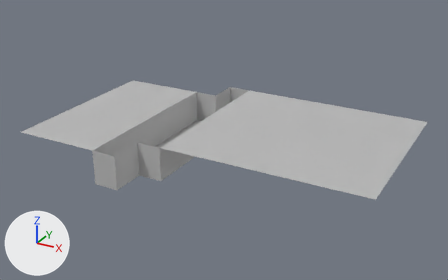
Two versions of the FBX model TrialsForAGod/Assets/Models - Brian/roomB.fbx, one commit apart.
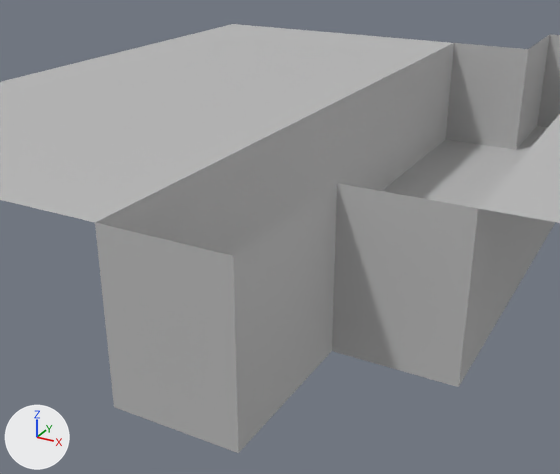
Each version is shown whole from a 50 mm camera at (-4.38, -44.32, 20.59) aimed at (-28.44, -0.58, -1.28), then close up from a 50 mm camera at (-28.35, -17.28, 4.03) aimed at (-33.07, -8.68, -0.27). Arrows for +X, +Y and +Z are at lower left; the lights stay in place. Where no turn or scale is listed for an object, it has been applied to the vertices.

Script lines for the objects in view, before the commit:
```python
me_mesh = bpy.data.meshes.new('Mesh')
me_mesh.from_pydata(...)  # 35 vertices, 24 faces; spans x -5.0..24.8, y -6.0..13.0, z -3.0..0.0
me_mesh.materials.append(mat_lambert1)  # grey #bcbcbc
# before: 1 (5.0, -6.0, 0.0) at pixel (233, 255), 5 (5.0, -3.0, 0.0) at pixel (337, 183), 7 (2.8, -6.0, 0.0) at pixel (94, 222), 18 (7.2, -3.0, 0.0) at pixel (478, 208), 19 (2.8, -6.0, -3.0) at pixel (114, 406)
# before: 21 (5.0, -6.0, -3.0) at pixel (238, 452), 22 (5.0, -3.0, -3.0) at pixel (331, 350), 28 (7.2, -3.0, -3.0) at pixel (458, 386)
ob_room_b = bpy.data.objects.new('room_b', me_mesh)
ob_room_b.location = (-38.0, -4.0, 0.0)
```
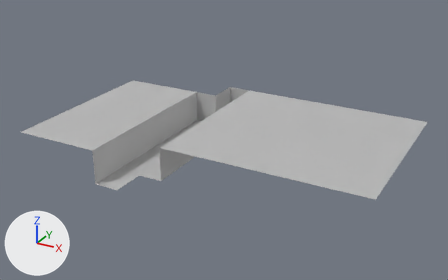
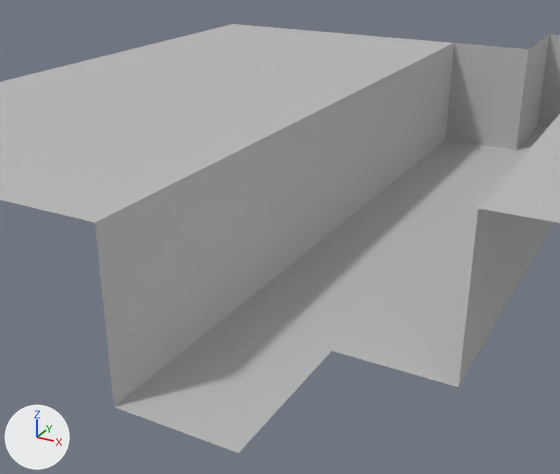
Changed parts and their boxes (x1, y1, x2, y2) in the close-ups (560 x 474 px):
part 1 of me_mesh, deleted
    before: (95, 183, 478, 453)

Edits to the bpy script that builds the scene:
```text
Change me_mesh:
    where me_mesh.from_pydata(...)  # 35 vertices, 24 faces; spans x -5.0..24.8, y -6.0..13.0, z -3.0..0.0
    used by ob_room_b; location = (-38.0, -4.0, 0.0)
    verts and faces of me_mesh; kept vertices keep their numbers, new ones are numbered from 35
    me_mesh part 1
    add delete_vertices([1, 5])  # with the faces that use them
```
